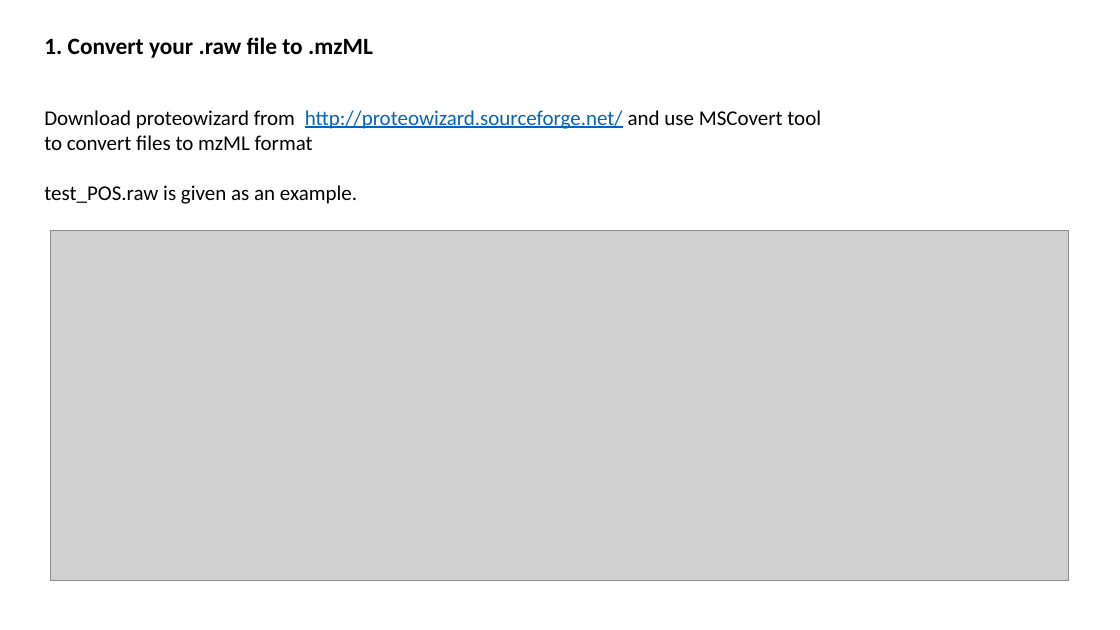
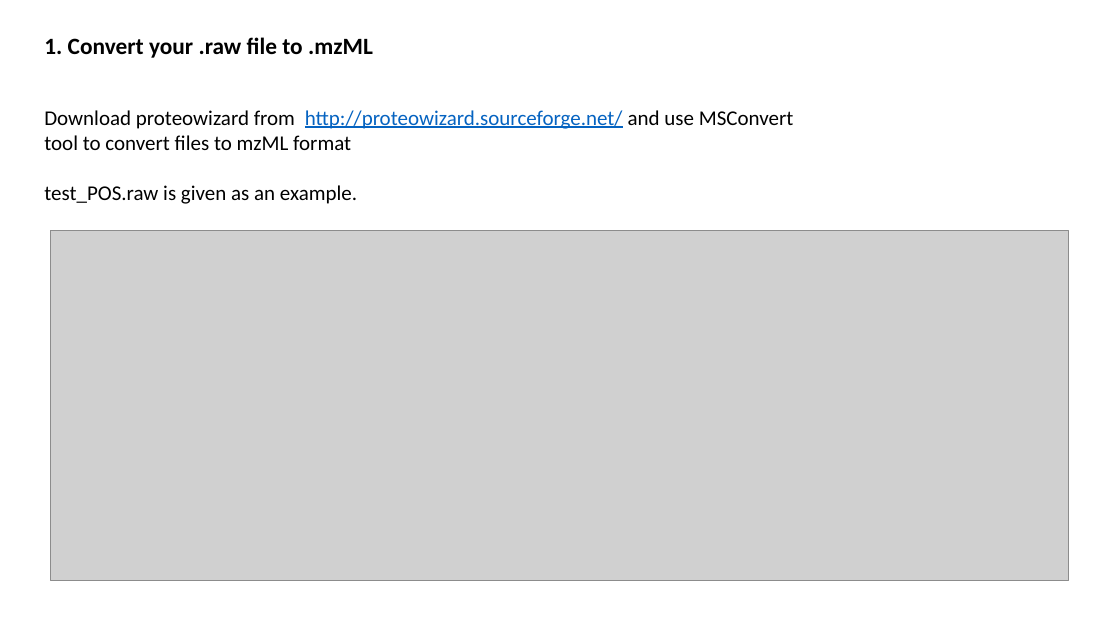
Before and after one commit to hallz/massPix, a slide deck: slide 2 of raw_to_imzML_quickstart.pptx. Drawn at 1120x630 pixels with LibreOffice and Linux fonts; fonts in the diff are those of the drawing; grey boxes stand for pictures. Boxes give left, top, right and bottom in pixels: in the first picture for what was removed or moved away, otherwise in the second. Text is boxed around its words. In the diff, an @@ line names an element or a change of style, - is before the commit and + after.

```diff
--- a/raw_to_imzML_quickstart.pptx
+++ b/raw_to_imzML_quickstart.pptx
@@ text at [44, 110, 794, 150]: text changed @@
-Download proteowizard from http://proteowizard.sourceforge.net/ and use MSCovert tool to convert files to mzML format
+Download proteowizard from http://proteowizard.sourceforge.net/ and use MSConvert tool to convert files to mzML format
```
